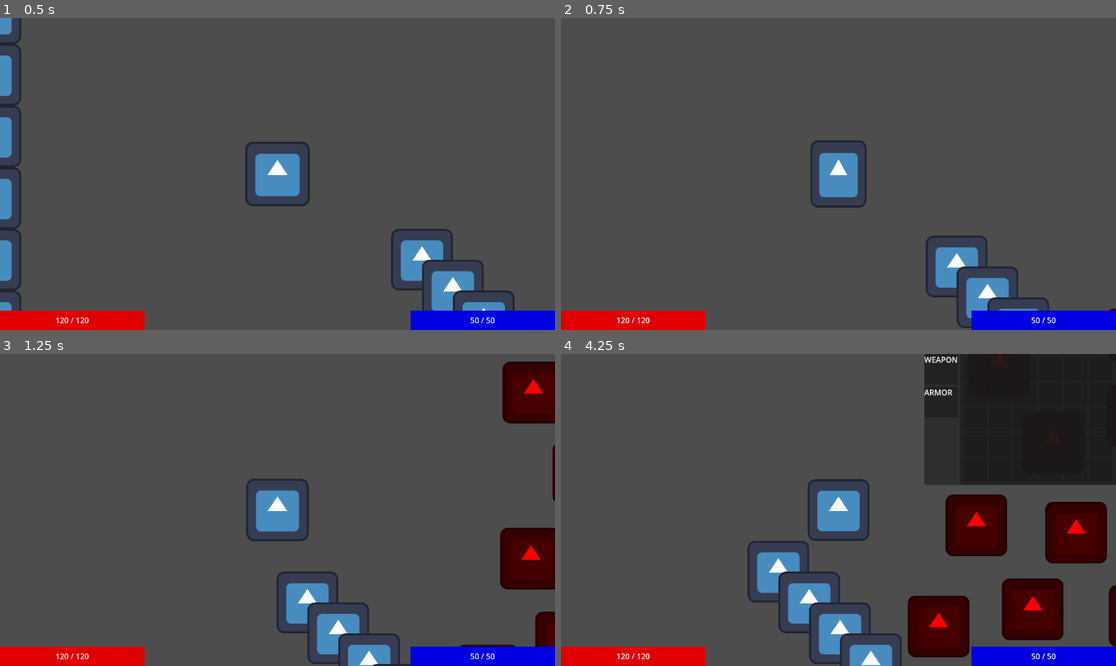
Above: before the commit, frames 1-4 (two rows, left to right).
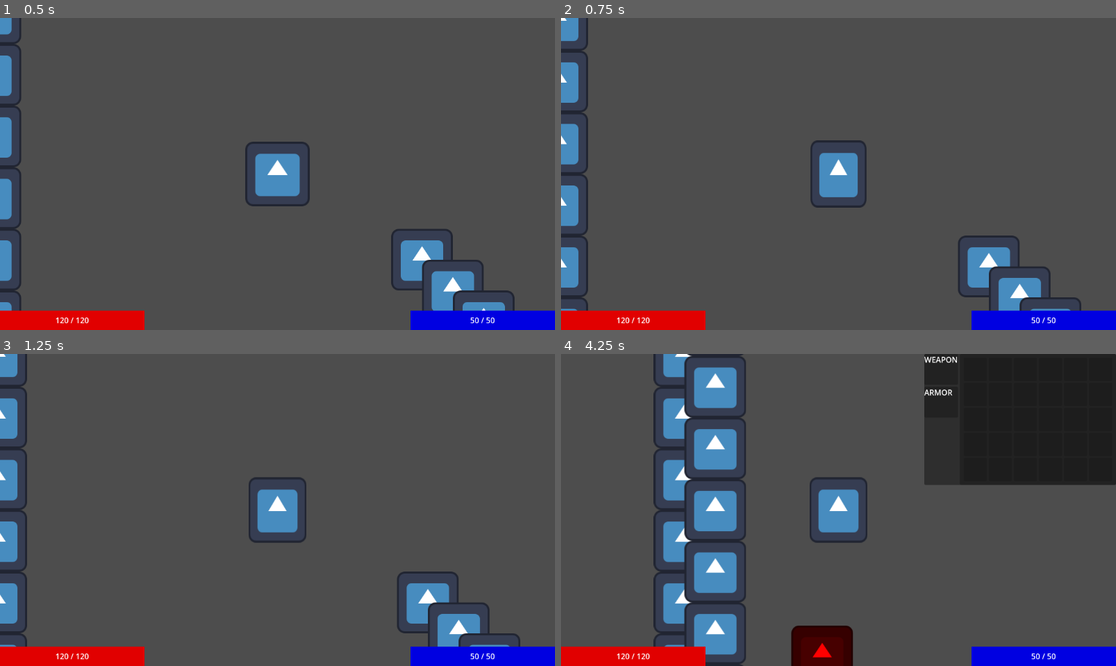
Above: after the commit, the same moments.

Repository: PietPadda/Godot_2D_ARPG
Game: Godot game, scene res://scenes/levels/main.tscn
Same seed, same stepped clock (60 frames per second), same inputs: the game is played once before the commit and once after it. The engine's default icon, where the game draws it, is replaced by a stand-in: a white triangle on a blue panel in a dark square.
Inputs (mouse positions are in pixels of both pictures, inside the frame that each line leads up to):
- Up to frame 1 (0.5 s): no input
- Up to frame 2 (0.75 s): tap Enter at 0.5 s; move the mouse to (960, 158) at 0.52 s; press the mouse at (960, 158) at 0.53 s; tap Space (attack) at 0.6 s
- Up to frame 3 (1.25 s): no input
- Up to frame 4 (4.25 s): move the mouse to (727, 525) at 1.27 s; release the mouse at (727, 525) at 1.28 s; click (727, 525) at 1.35 s; tap Space (attack) at 1.55, 2.1, 3.05 s; move the mouse to (894, 441) at 2.02 s; press the mouse at (894, 441) at 2.03 s; move the mouse to (810, 572) at 2.77 s; release the mouse at (810, 572) at 2.78 s; click (810, 572) at 2.85 s; move the mouse to (1005, 556) at 3.52 s; press the mouse at (1005, 556) at 3.53 s; tap I (toggle_character_sheet) at 3.6 s

Frame 1 is identical in both runs. In frame 2, 5.2% of the frame differs, in the area x 0-100%, y 0-100%; in frame 3, 12%; in frame 4, 24%, in the area x 16-100%, y 0-100%.

Commit message:
feat(player): ensure casting a skill immediately stops movement & implement hold-to-move functionality

Diff:
--- a/scripts/components/grid_movement_component.gd
+++ b/scripts/components/grid_movement_component.gd
@@ -19,7 +19,11 @@
 # Public API
 # Starts moving the character along a given path of world coordinates.
 func move_along_path(path: PackedVector2Array) -> void:
+	# If the provided path is empty, treat it as a command to stop.
 	if path.is_empty():
+		move_path.clear()
+		has_target = false
+		character_body.velocity = Vector2.ZERO
 		return # no path
 
 	move_path = path
--- a/scripts/components/stats_component.gd
+++ b/scripts/components/stats_component.gd
@@ -88,8 +88,8 @@
 	stats_data.xp_to_next_level = int(stats_data.xp_to_next_level * 1.5)
 
 	# Apply stat gains.
-	stats_data.max_health += 20 # hp increase
-	stats_data.max_mana += 10 # mana increase
+	stats_data.max_health += 25 # hp increase
+	stats_data.max_mana += 20 # mana increase
 	current_health = stats_data.max_health # Heal to full on level up.
 	current_mana = stats_data.max_mana # Restore to full on level up.
 
--- a/scripts/player/states/player_idle_state.gd
+++ b/scripts/player/states/player_idle_state.gd
@@ -43,3 +43,16 @@
 				move_state.move_path = path
 				# Change the state to start moving.
 				state_machine.change_state(States.PLAYER_STATE_NAMES[States.PLAYER.MOVE])
+
+# We now check for continuous input every physics frame.
+func _physics_process(_delta: float) -> void:
+	# If the move button is held down, and we're not targeting an enemy.
+	if Input.is_action_pressed("move_click") and targeting_component.get_target_under_mouse() == null:
+		var start_pos = Grid.world_to_map(player.global_position)
+		var end_pos = Grid.world_to_map(player.get_global_mouse_position())
+		var path = Grid.find_path(start_pos, end_pos)
+
+		if not path.is_empty():
+			var move_state: PlayerMoveState = state_machine.states["move"]
+			move_state.move_path = path
+			state_machine.change_state(States.PLAYER_STATE_NAMES[States.PLAYER.MOVE])
--- a/scripts/player/states/player_move_state.gd
+++ b/scripts/player/states/player_move_state.gd
@@ -26,7 +26,7 @@
 func _on_path_finished() -> void:
 	state_machine.change_state(States.PLAYER_STATE_NAMES[States.PLAYER.IDLE])
 
-# We keep the input logic to handle interrupting a move with a new one or a skill cast.
+# The input logic is now moved to the physics process for continuous checks.
 func process_input(event: InputEvent) -> void:
 	# First, check if a skill was cast, which should interrupt the movement.
 	if handle_skill_cast(event):
@@ -34,16 +34,15 @@
 		grid_movement_component.move_along_path([]) # Clear the path so we don't resume moving
 		return
 
-	# Handle being interrupted by a new move command
-	if event.is_action_pressed("move_click"):
+# The physics process is now empty because the component handles it.
+func process_physics(_delta: float) -> void:
+	# If the move button is still held, find a new path to the mouse.
+	if Input.is_action_pressed("move_click"):
 		var new_path = Grid.find_path(
 			Grid.world_to_map(player.global_position),
 			Grid.world_to_map(player.get_global_mouse_position())
 		)
+		# Only update if a valid path was found.
 		if not new_path.is_empty():
 			# Tell the component to start following the new path immediately.
 			grid_movement_component.move_along_path(new_path)
-
-# The physics process is now empty because the component handles it.
-func process_physics(_delta: float) -> void:
-	pass
